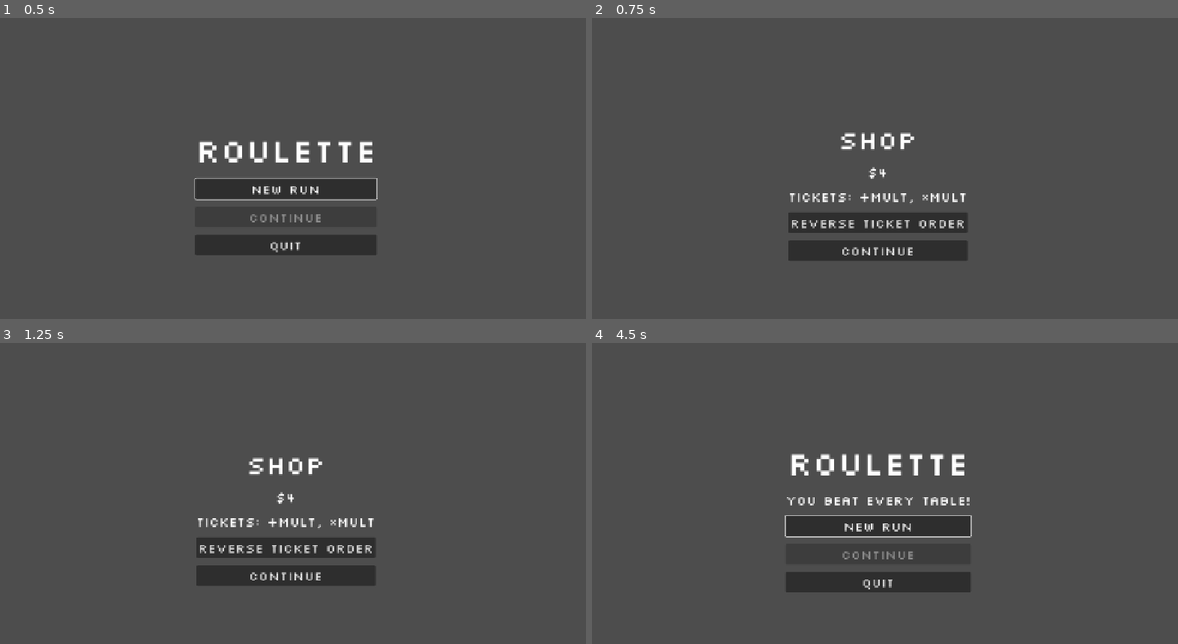
Above: before the commit, frames 1-4 (two rows, left to right).
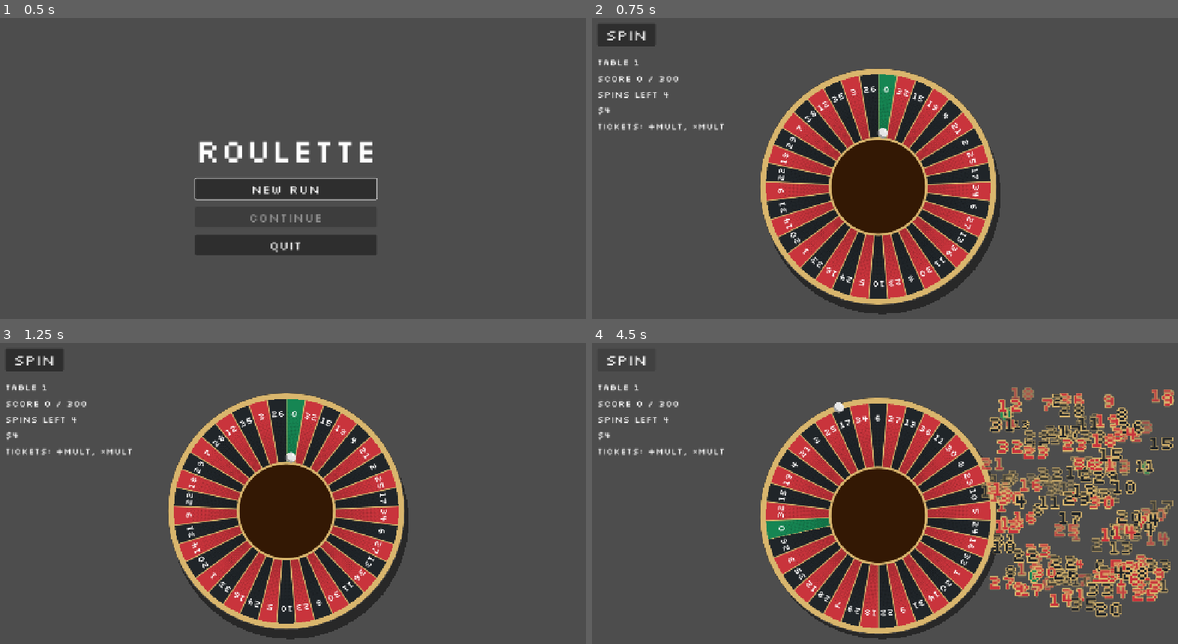
Above: after the commit, the same moments.

Repository: ross-ca/roulette-wheel
Game: Godot game, scene res://scenes/main_menu/main_menu.tscn
The game is run twice, just before and just after one commit, with the same random seed, the same clock (stepped at 60 frames per second) and the same inputs.
Inputs (mouse positions are in pixels of both pictures, inside the frame that each line leads up to):
- Up to frame 1 (0.5 s): no input
- Up to frame 2 (0.75 s): click "New run" at 0.5 s
- Up to frame 3 (1.25 s): no input
- Up to frame 4 (4.5 s): click (879, 574) at 1.25 s, where only the run before the commit has a clickable "Continue"; click (879, 526) at 2 s, where only the run before the commit has a clickable "New run"; click (879, 574) at 2.75 s, where only the run before the commit has a clickable "Continue"; click (627, 361) at 3.5 s, where only the run after the commit has a clickable "Spin"; click (627, 361) at 4.25 s, where only the run after the commit has a clickable "Spin"

Frame 1 is identical in both runs. In frame 2, 26% of the frame differs, in the area x 1-70%, y 1-99%; in frame 3, 26%; in frame 4, 35%, in the area x 1-100%, y 4-99%.
Error before the commit: Cannot call method 'instantiate' on a null value. (res://scenes/run/run.gd:42)

Commit message:
Remove unused shader materials from the play scene

Diff:
--- a/scenes/play/play.tscn
+++ b/scenes/play/play.tscn
@@ -16,24 +16,6 @@
 
 [sub_resource type="ViewportTexture" id="ViewportTexture_g4v7s"]
 viewport_path = NodePath("SubViewport")
-
-[sub_resource type="ShaderMaterial" id="ShaderMaterial_b1x3f"]
-resource_local_to_scene = true
-shader = ExtResource("6_yyfjg")
-shader_parameter/fov = 90.0
-shader_parameter/cull_back = true
-shader_parameter/y_rot = 0.0
-shader_parameter/x_rot = 0.0
-shader_parameter/inset = 0.0
-
-[sub_resource type="ShaderMaterial" id="ShaderMaterial_a8run"]
-resource_local_to_scene = true
-shader = ExtResource("6_yyfjg")
-shader_parameter/fov = 90.0
-shader_parameter/cull_back = true
-shader_parameter/y_rot = 0.0
-shader_parameter/x_rot = 0.0
-shader_parameter/inset = 0.0
 
 [node name="Play" type="Node2D" unique_id=862141720]
 script = ExtResource("1_h2yge")
